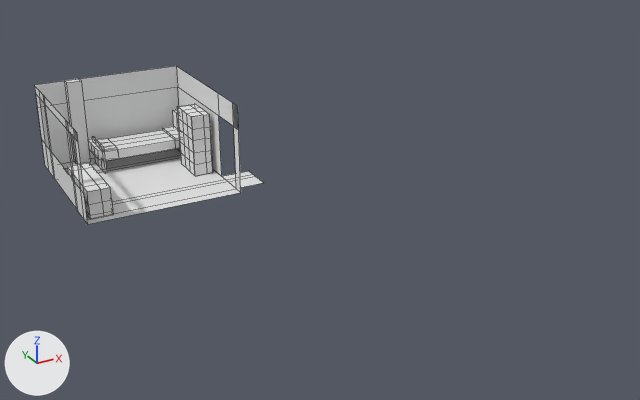
One commit to the Blender file room.blend: the scene before it, then after it.
Rendered twice from a 50 mm lens placed at (-38.2, -129.6, 54.1), pointed at (21.5, -20.9, -0.2). Arrows for +X, +Y and +Z are at lower left; the lights stay in place. Mesh edges are drawn as thin lines.

The older version as bpy lines, for what is in view:
```python
me_plane = bpy.data.meshes.new('Plane')
me_plane.from_pydata(...)  # 327 vertices, 290 faces; spans x -1.0..1.4, y -1.0..1.0, z -0.06..14.0
me_plane.polygons.foreach_set('use_smooth', [True] * 290)
ob_plane = bpy.data.objects.new('Plane', me_plane)
ob_plane.location = (0.0, 0.0, 0.0)
ob_plane.scale = (12.0, 12.9, 1.0)
```
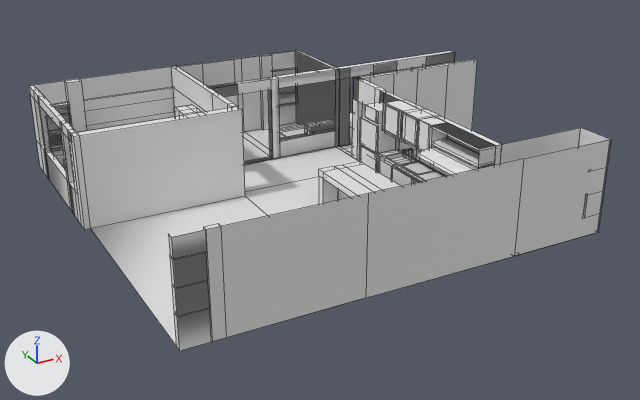
Commit message: avance 2

Boxes (x1, y1, x2, y2) around the edits, measured in the pictures (640 x 400 px; the box of a moved part takes in the faces that stretch with it):
'Plane', reshaped (153% wider, 90% taller): before (34, 66, 263, 224); after (29, 50, 611, 351)
part 1 of me_plane, moved or reshaped (not visible before): after (52, 150, 64, 166)
part 2 of me_plane, moved or reshaped: before (177, 104, 213, 176); after (174, 104, 202, 116)
part 3 of me_plane, added: after (417, 147, 479, 175)
part 4 of me_plane, rebuilt (not visible afterwards): before (88, 110, 180, 173)
part 5 of me_plane, rebuilt: before (67, 163, 113, 219); after (63, 159, 66, 170)
part 6 of me_plane, deleted: before (98, 148, 117, 160)
part 7 of me_plane, built on: before (69, 96, 263, 224); after (29, 50, 611, 351)

The change, as a diff of the scene's bpy script:
```diff
--- a/room.blend.py
+++ b/room.blend.py
@@ me_plane @@
 # used by ob_plane; location = (0.0, 0.0, 0.0); scale = (12.0, 12.9, 1.0)
-me_plane.from_pydata(...)  # 327 vertices, 290 faces; spans x -1.0..1.4, y -1.0..1.0, z -0.06..14.0
+me_plane.from_pydata(...)  # 1622 vertices, 1272 faces, 22 loose edges; spans x -1.07..5.01, y -3.86..1.0, z -0.22..14.0
+# me_plane part 1: the loose piece of 24 vertices spanning x -0.91..-0.74, y 0.07..0.3, z 0.01..2.57 is turned -90.8 degrees about the z axis through its middle, then moved by (0.0, 0.68, 0.0)
+# me_plane part 2: the loose piece of 92 vertices spanning x 0.69..0.95, y -0.25..0.24, z 0.02..9.99 is moved by (-0.05, 0.0, 0.0)
+# me_plane part 3: a new loose piece, a UV sphere (5 segments, 3 rings, poles along y) spanning x 2.5..2.88, y -3.43..-2.63, z 9.55..10.78
+# me_plane part 4: the loose piece of 96 vertices spanning x -0.41..0.89, y 0.38..0.89, z -0.06..6.87 is rebuilt with 50 vertices and now spans x -0.25..0.88, y 0.65..0.92, z 0.0..4.36
+# me_plane part 5: the loose piece of 50 vertices spanning x -0.93..-0.65, y -0.89..-0.02, z 0.0..4.36 is rebuilt with 88 vertices and now spans x -0.92..-0.41, y -0.9..0.24, z -0.06..6.87
+# me_plane part 6: the loose piece of 4 vertices spanning x -0.4..-0.14, y 0.42, z 2.33..3.88 is deleted
+# me_plane part 7: 1 vertex moved within x -1.0, y -0.87, z 4.73; 8 vertices removed from x -1.0..1.4, y -0.87..0.88, z -0.06..0.0; 1295 vertices added at x -1.07..5.01, y -3.86..1.0, z -0.22..13.98
```
